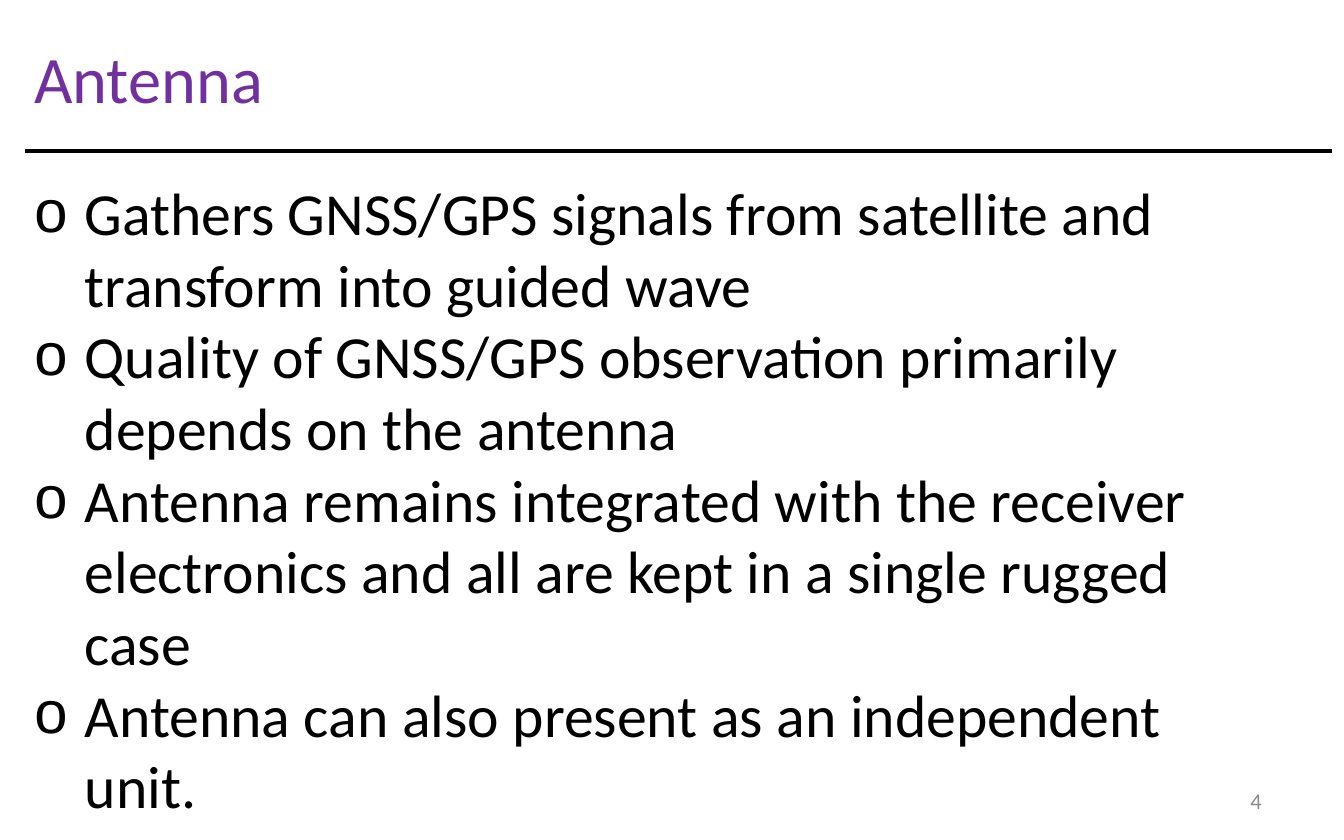
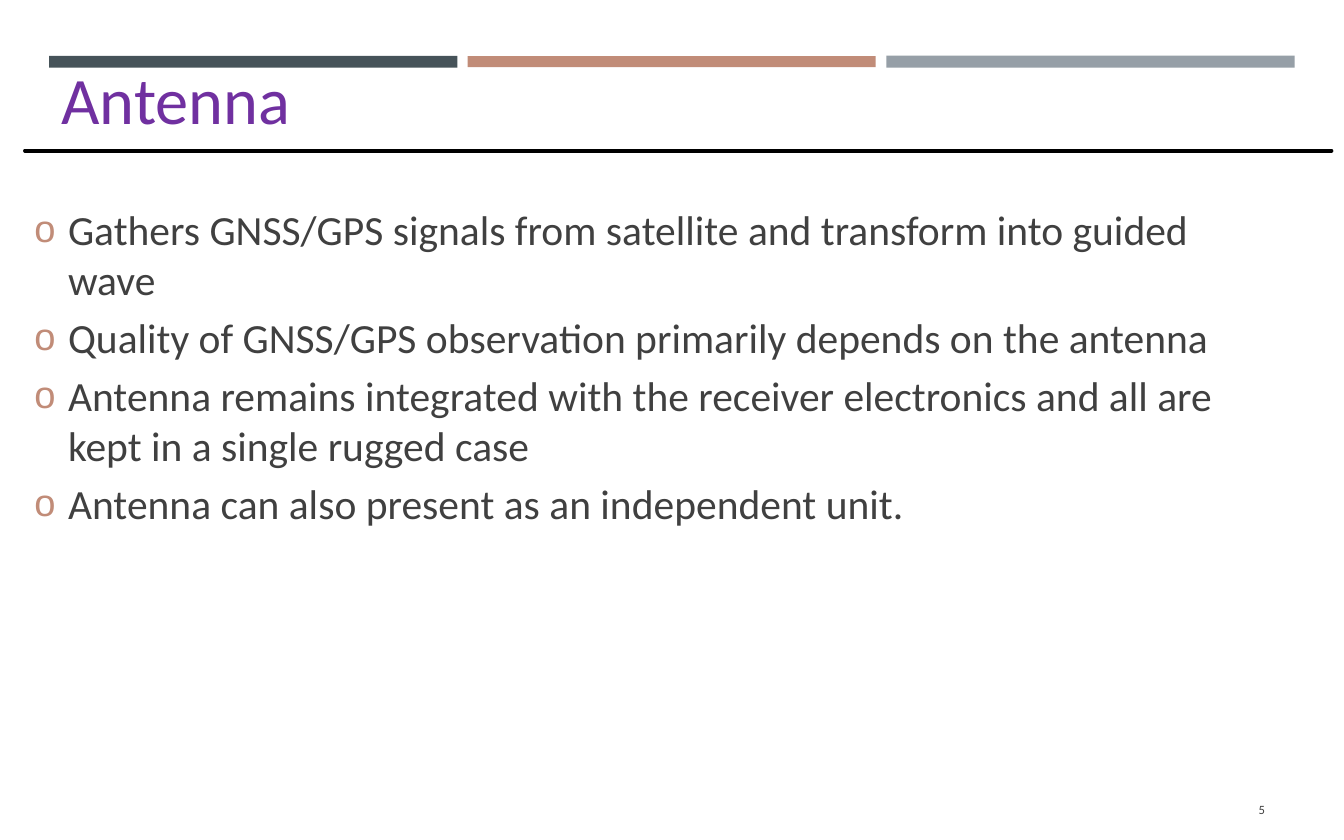
Before and after one commit to gisynw/Field_Techniques, a slide deck: slide 5 of docs/Lectures/Week06/Lecture05_GEOG3319_Receivers.pptx (slide 4 before the commit). Drawn at 1344x840 pixels with LibreOffice and Linux fonts; fonts in the diff are those of the drawing. Boxes give left, top, right and bottom in pixels: in the first picture for what was removed or moved away, otherwise in the second. Text is boxed around its words. In the diff, an @@ line names an element or a change of style, - is before the commit and + after.

```diff
--- a/docs/Lectures/Week06/Lecture05_GEOG3319_Receivers.pptx
+++ b/docs/Lectures/Week06/Lecture05_GEOG3319_Receivers.pptx
@@ text "Antenna": place and size @@
-text "Antenna" at [34,60,263,104]
+text "Antenna" at [62,81,291,125]
@@ rectangle added at [49,57,457,69], fill #465359 @@
@@ rectangle added at [467,57,875,67], fill #C18C78 @@
@@ rectangle added at [887,55,1295,67], fill #969FA7 @@
@@ text "Gathers GNSS/GPS signals from satellite ..." at [68,216,1211,526]: size 28.8 to 20 pt, text colour #000000 to #404040; indent changed; more space between paragraphs; vertical alignment top to middle @@
@@ line (25, 151) - (1332, 151): stroke #000000 2 pt to #000000 1.75 pt @@
@@ page number at [1259,806,1265,814]: text changed; size 10.8 to 6.1 pt; text colour #8C8C8C to #404040 @@
-4
+5
```
Also in this commit, not shown: 6 other slides changed, 19 slides added, 23 slides removed.
